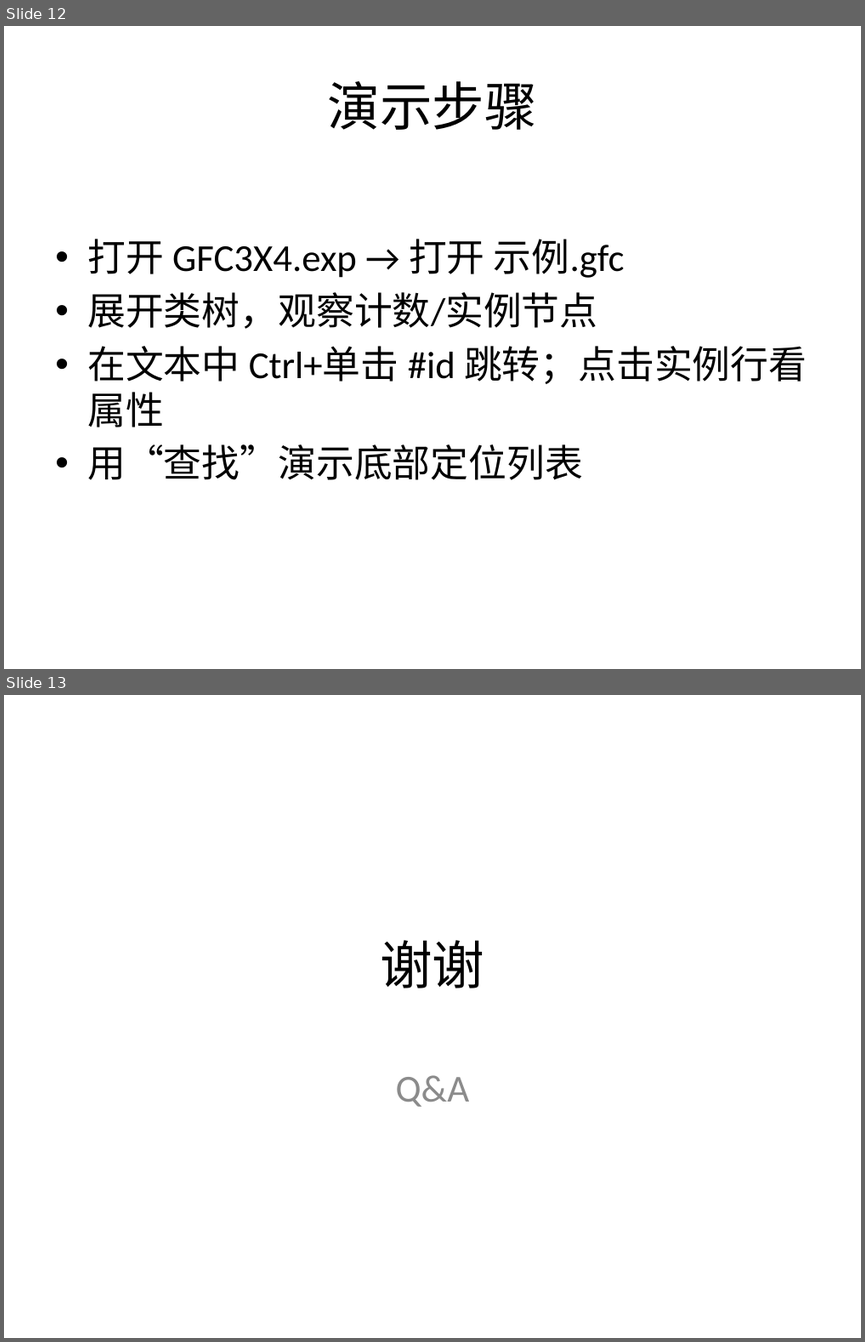
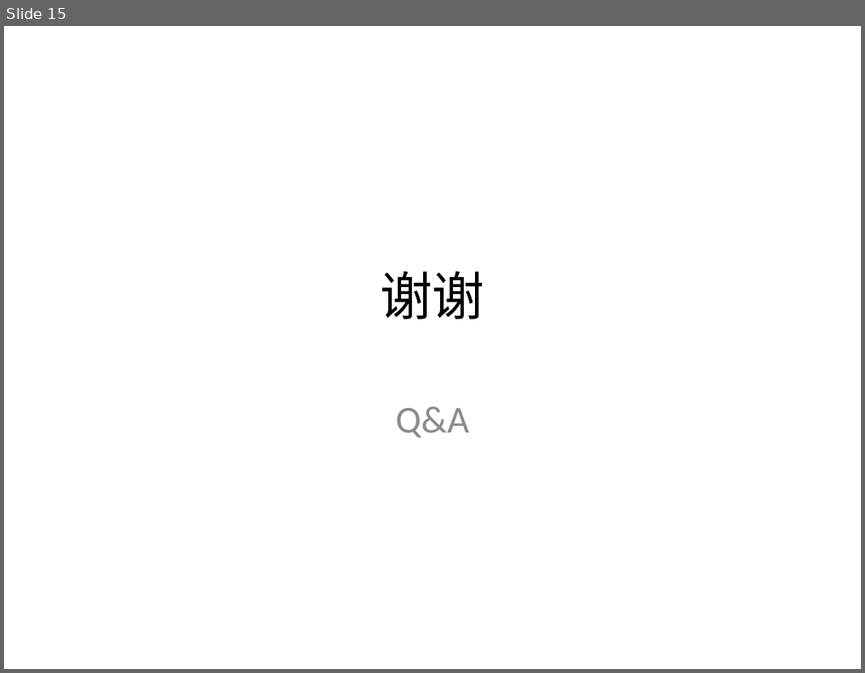
Before and after one commit to azadkong/TOT2025, a slide deck: TOT2025_presentation.pptx. Shown one above the other, each under a label of ours: slides 12 and 13 before the commit, slide 15 after it. The pictures are 865x1342 and 865x673 pixels, drawn with LibreOffice and Linux fonts; fonts in the diff are those of the drawing. Boxes give left, top, right and bottom in pixels: in the first picture for what was removed or moved away, otherwise in the second. Text is boxed around its words. In the diff, an @@ line names an element or a change of style, - is before the commit and + after.

```diff
--- a/TOT2025_presentation.pptx
+++ b/TOT2025_presentation.pptx
@@ slide 12 removed at box(4, 26, 861, 669), background #FFFFFF @@
@@ title removed at box(328, 81, 537, 130) @@
-演示步骤
@@ text removed at box(87, 238, 806, 480) @@
-• 打开 GFC3X4.exp → 打开 示例.gfc
-• 展开类树，观察计数/实例节点
-• 在文本中 Ctrl+单击 #id 跳转；点击实例行看属性
-• 用“查找”演示底部定位列表
@@ what was slide 13 is now slide 15 @@
```
Also in this commit, not shown: 10 slides changed, 4 slides added, 1 other slide removed, 1 other file.
